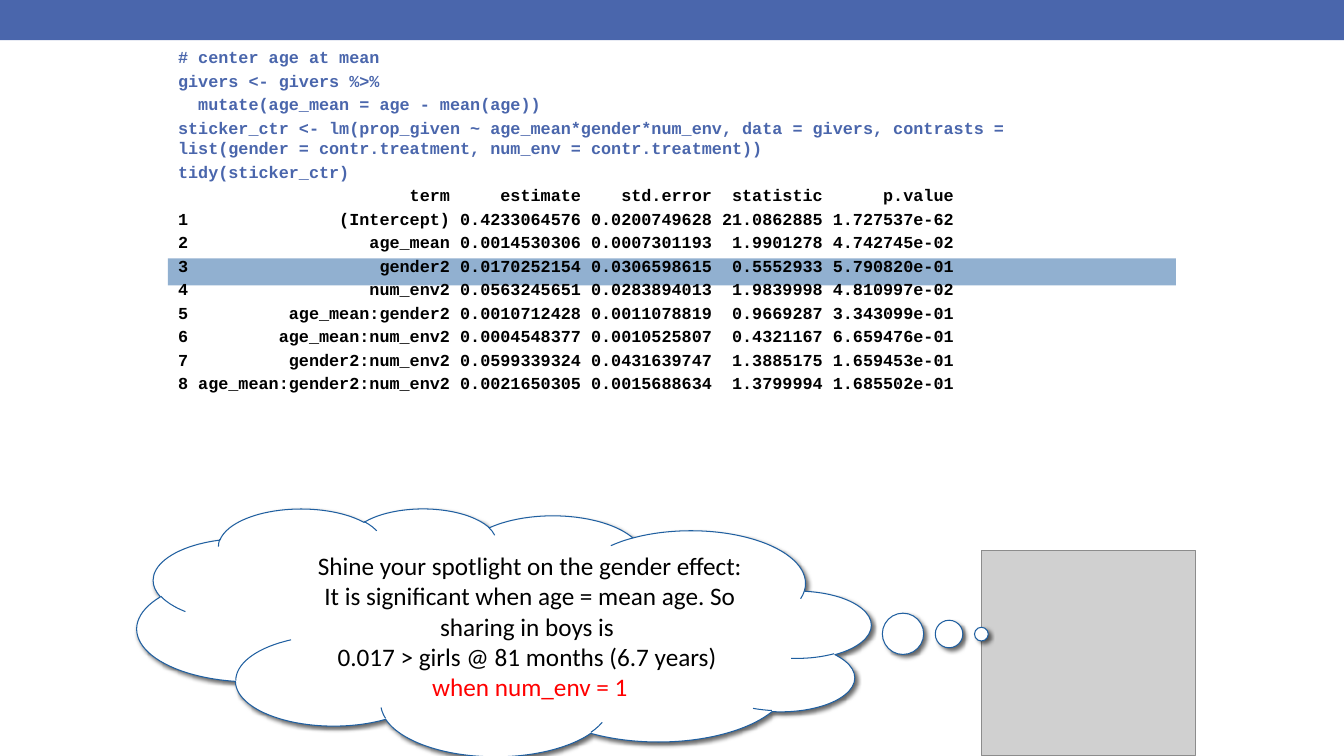
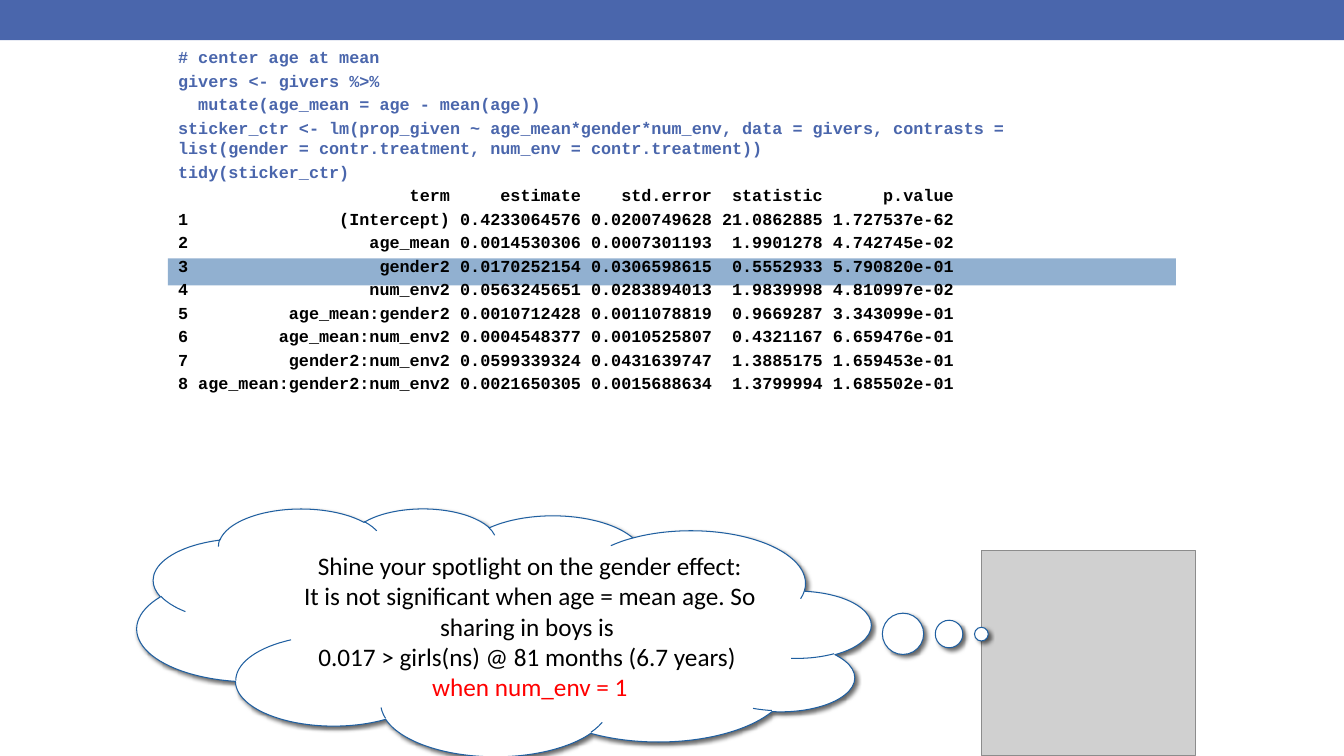
Before and after one commit to rebeccal/ohsu-math630, a slide deck: slide 57 of slides/cm054.pptx (slide 54 before the commit). Drawn at 1344x756 pixels with LibreOffice and Linux fonts; fonts in the diff are those of the drawing; grey boxes stand for pictures. Boxes give left, top, right and bottom in pixels: in the first picture for what was removed or moved away, otherwise in the second. Text is boxed around its words. In the diff, an @@ line names an element or a change of style, - is before the commit and + after.

```diff
--- a/slides/cm054.pptx
+++ b/slides/cm054.pptx
@@ text in thought cloud at [304, 587, 755, 700]: text changed @@
-It is significant when age = mean age. So sharing in boys is
-0.017 > girls @ 81 months (6.7 years)
-when num_env = 1
+It is not significant when age = mean age. So sharing in boys is
+0.017 > girls(ns) @ 81 months (6.7 years)
+when num_env = 1
```
Also in this commit, not shown: 3 slides added, 3 other files.
